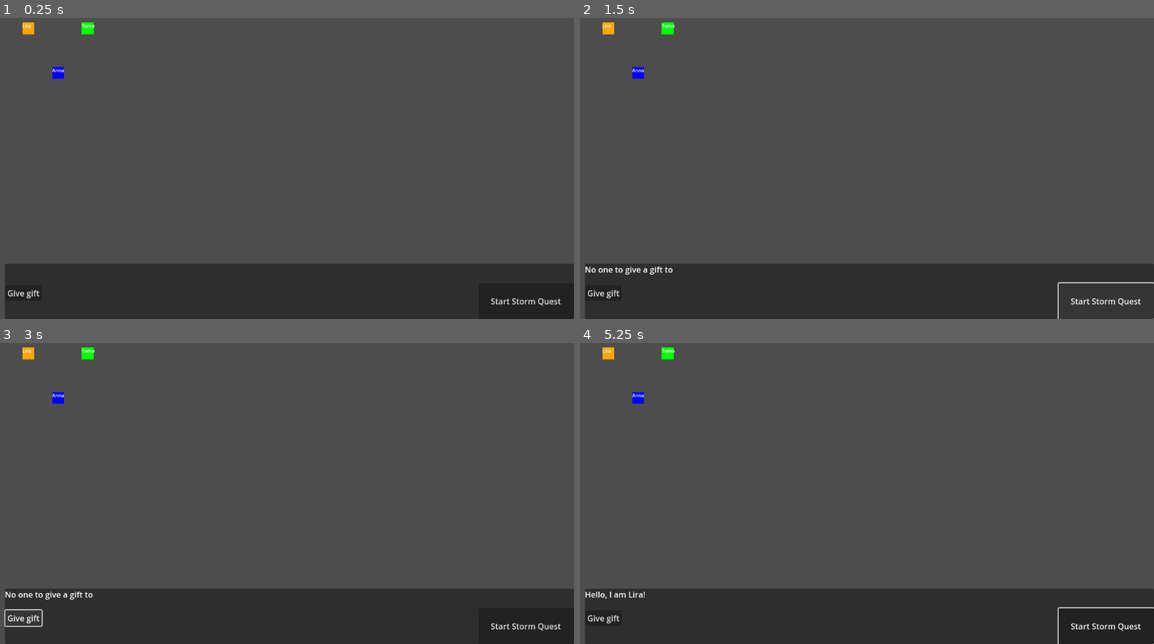
Above: before the commit, frames 1-4 (two rows, left to right).
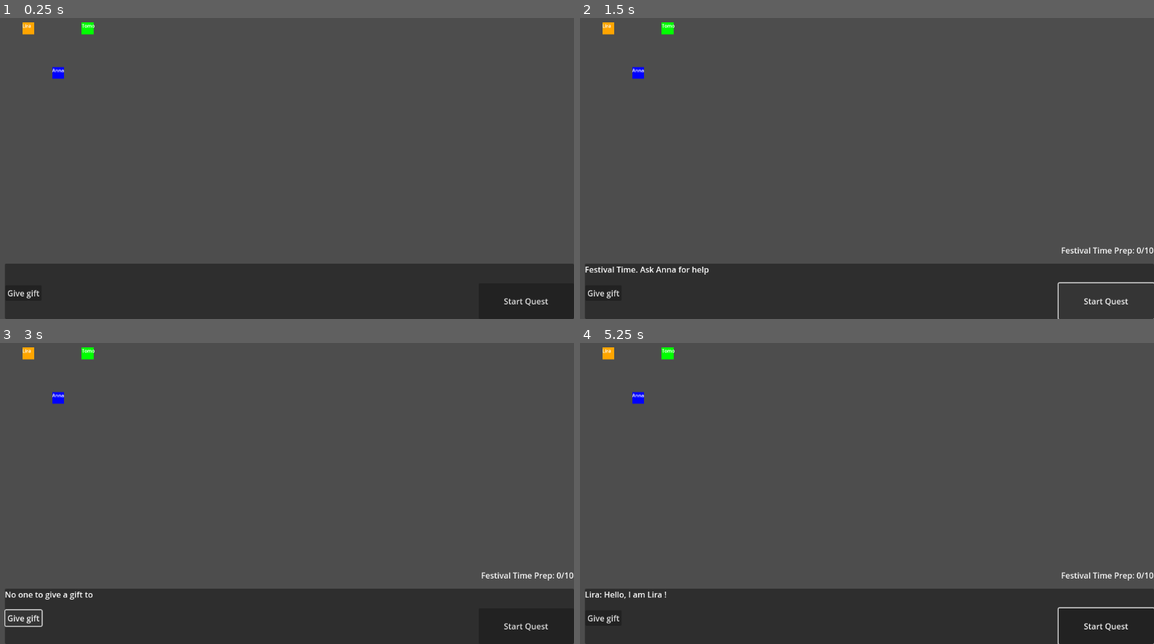
Above: after the commit, the same moments.

Repository: mquhuy/kingdomofchoices
Game: Godot game, scene res://main/main.tscn
Two runs of this game, one before a commit and one after it. Both use one fixed random seed, a clock stepped at 60 frames per second and the inputs below.
Inputs (mouse positions are in pixels of both pictures, inside the frame that each line leads up to):
- Up to frame 1 (0.25 s): no input
- Up to frame 2 (1.5 s): click "Give gift" at 0.5 s; click "Start Storm Quest" (after the commit: "Start Quest") at 1.25 s
- Up to frame 3 (3 s): click "Start Storm Quest" (after the commit: "Start Quest") at 2 s; click "Give gift" at 2.75 s
- Up to frame 4 (5.25 s): click "Give gift" at 3.5 s; click "Start Storm Quest" (after the commit: "Start Quest") at 4.25 s; tap Enter at 5 s; move the mouse to (608, 352) at 5.02 s; click (608, 352) at 5.17 s

The runs differ from the first frame. In frame 1, 0.2% of the frame differs, in the area x 85-98%, y 92-96%; in frame 2, 0.6%, in the area x 1-100%, y 76-96%; in frame 3, 0.3%; in frame 4, 0.5%.

Commit message:
Make quest generic

Diff:
--- a/characters/npc.gd
+++ b/characters/npc.gd
@@ -19,7 +19,6 @@
 		var main = get_tree().root.get_node("Main")
 		var dialogue_box = get_tree().root.get_node("Main/CanvasLayer/DialogueBox")
 
-
 		# Check if this NPC is key for the quest
 		if QuestManager.quest_active and QuestManager.quest_npc == npc_name:
 			var relationship_score = PlayerBehavior.get_relationship(npc_name)
@@ -29,16 +28,16 @@
 				QuestManager.progress_quest()
 				PlayerBehavior.increase_relationship(npc_name, 1)
 				dialogue_box.show_dialogue(
-					"I'll help you gather wood! (Progress: %d/%d)" % [QuestManager.quest_progress, QuestManager.quest_required]
+					"%s: I'll help you! (Progress: %d/%d)" % [npc_name, QuestManager.quest_progress, QuestManager.quest_required]
 				)
 			else:
-				dialogue_box.show_dialogue("Sorry, I don't trust you enough to help with the storm.", self)
+				dialogue_box.show_dialogue(npc_name + ": Sorry, I don't trust you enough to help with the storm.", self)
 		else:
-			dialogue_box.show_dialogue("Hello, I am " + npc_name + "!", self)
+			dialogue_box.show_dialogue("%s: Hello, I am %s !" % [npc_name, npc_name], self)
 
 		# Check for quest completion
 		if QuestManager.is_quest_complete():
-			var complete_text = "Quest complete! Your house is safe from the storm."
+			var complete_text = "Quest complete!"
 			dialogue_box.show_dialogue(complete_text)
 			QuestManager.reset_quest()
 
--- a/dialogue_box/dialogue_box.gd
+++ b/dialogue_box/dialogue_box.gd
@@ -2,11 +2,7 @@
 
 var current_npc = null
 
-func _ready():
-	print("In _ready DialogueText node: ", $DialogueText)
-
 func show_dialogue(text: String, npc_ref = null):
-	print("In show_dialogue DialogueText node: ", $DialogueText)
 	var dialogue_text = $DialogueText
 	dialogue_text.text = text
 	show()
--- a/main/main.tscn
+++ b/main/main.tscn
@@ -44,7 +44,8 @@
 offset_top = -71.0
 grow_horizontal = 0
 grow_vertical = 0
-text = "Start Storm Quest"
+text = "Start Quest"
+script = ExtResource("2_c651c")
 
 [node name="Background" type="Sprite2D" parent="."]
 
@@ -57,5 +58,5 @@
 anchor_mode = 0
 zoom = Vector2(0.5, 0.5)
 
-[connection signal="pressed" from="CanvasLayer/StartQuestButton" to="." method="_on_start_quest_button_pressed"]
+[connection signal="pressed" from="CanvasLayer/StartQuestButton" to="CanvasLayer/StartQuestButton" method="_on_start_quest_button_pressed"]
 [connection signal="timeout" from="ItemNeedCheckTimer" to="." method="_on_item_need_check_timer_timeout"]
--- a/quests/quest_manager.gd
+++ b/quests/quest_manager.gd
@@ -5,13 +5,18 @@
 var quest_progress := 0
 var quest_required := 3
 var quest_npc := "" # Which NPC is key to this quest
+var quest_instruction := ""
 
 func start_quest(_type: String, _npc: String, _required: int = 3):
 	quest_active = true
-	quest_type = _type
+	quest_type = _type.capitalize()
 	quest_npc = _npc
 	quest_progress = 0
 	quest_required = _required
+	quest_instruction = "%s. Ask %s for help" % [quest_type, quest_npc]
+	VillageContext.set_context(quest_type)
+	var dialogue_box = get_tree().root.get_node("Main/CanvasLayer/DialogueBox")
+	dialogue_box.show_dialogue(QuestManager.quest_instruction)
 
 func progress_quest():
 	if quest_active:
--- a/quests/quests.gd
+++ b/quests/quests.gd
@@ -1,13 +1,11 @@
 extends Node
 
 func _process(delta):
+	var quest_status_label = get_tree().root.get_node("Main/CanvasLayer/QuestStatusLabel")
 	if QuestManager.quest_active:
-		$QuestStatusLabel.text = "Storm Prep: %d/%d" % [QuestManager.quest_progress, QuestManager.quest_required]
+		quest_status_label.text = "%s Prep: %d/%d" % [QuestManager.quest_type, QuestManager.quest_progress, QuestManager.quest_required]
 	else:
-		$QuestStatusLabel.text = ""
+		quest_status_label.text = ""
 
 func _on_start_quest_button_pressed() -> void:
-	QuestManager.start_quest("storm", "Tomo", 3)
-	VillageContext.set_context("Storm Coming!")
-	$StartQuestButton.disabled = true
-	$QuestStatusLabel.text = "Storm quest started! Ask Tomo for help."
+	QuestManager.start_quest("festival time", "Anna", 10)
